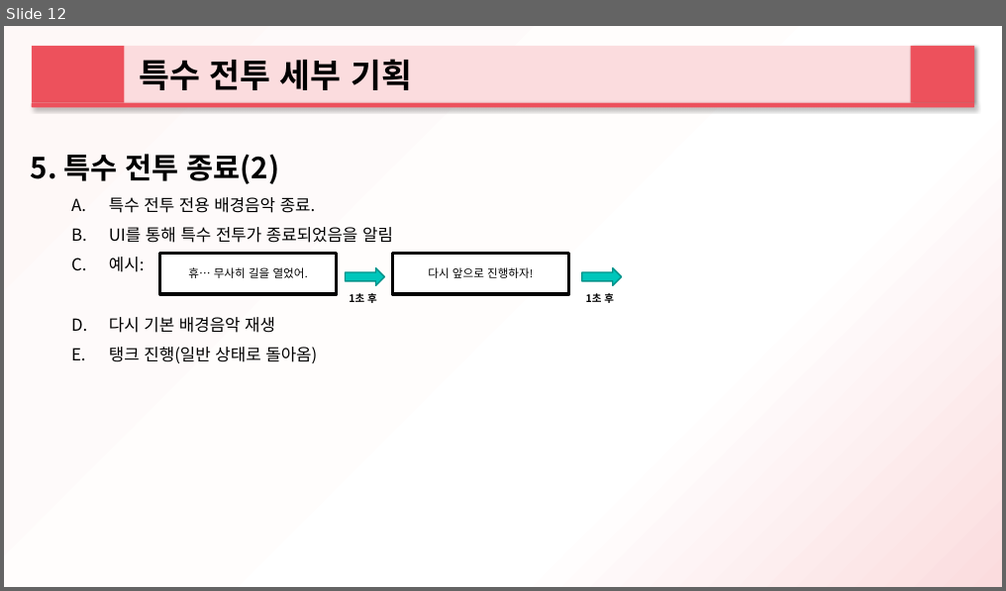
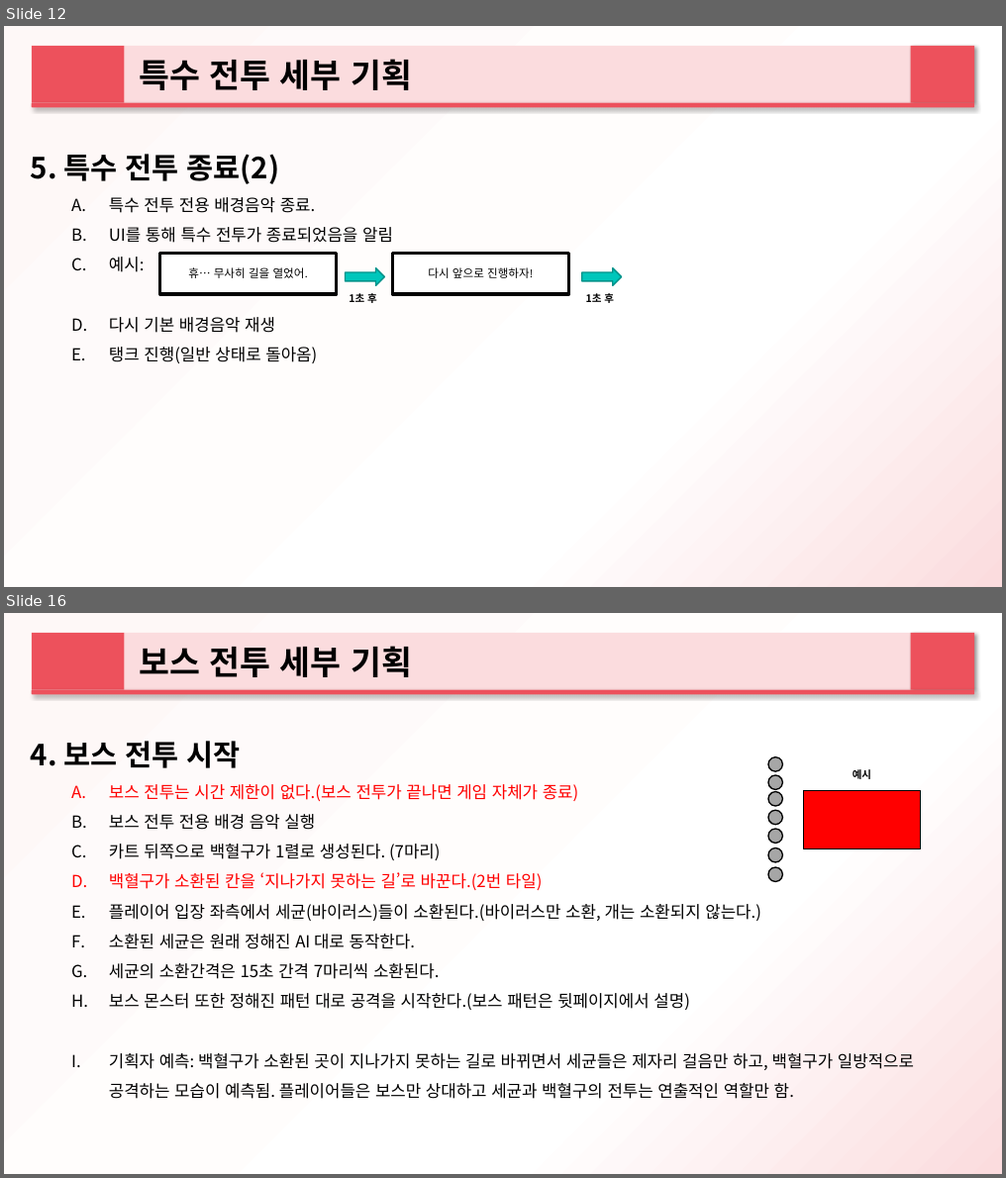
Before and after one commit to 2015184012Bang/KPU_TeamProject, a slide deck: ProjectPlan/팀원들 공유용/하트비트 추가 기획서_설정.pptx. Shown one above the other, each under a label of ours: slide 12 before the commit, slides 12 and 16 after it; the slides between them are not shown. The pictures are 1006x591 and 1006x1178 pixels, drawn with LibreOffice and Linux fonts; fonts in the diff are those of the drawing. Boxes give left, top, right and bottom in pixels: in the first picture for what was removed or moved away, otherwise in the second. Text is boxed around its words. In the diff, an @@ line names an element or a change of style, - is before the commit and + after.

Commit message:
Add files via upload
보스 세부 기획 추가

```diff
--- a/ProjectPlan/팀원들 공유용/하트비트 추가 기획서_설정.pptx
+++ b/ProjectPlan/팀원들 공유용/하트비트 추가 기획서_설정.pptx
@@ slide 16 added at [4, 613, 1002, 1174], background gradient #FEF8F7 to #FFFFFF to #FBDCDE @@
@@ rectangle added at [32, 633, 125, 690], fill #ED515C @@
@@ rectangle added at [125, 633, 975, 690], fill #FBDCDE, 32 pt, text #000000, bold @@
+보스 전투 세부 기획
@@ rectangle added at [911, 633, 974, 690], fill #ED515C @@
@@ rounded rectangle added at [32, 690, 975, 694], fill #ED515C @@
@@ text added at [31, 741, 241, 768], 28 pt, text #000000, bold @@
+4. 보스 전투 시작
@@ text added at [109, 784, 914, 1099], 16 pt, text #000000 @@
+A. 보스 전투는 시간 제한이 없다.(보스 전투가 끝나면 게임 자체가 종료)
+B. 보스 전투 전용 배경 음악 실행
+C. 카트 뒤쪽으로 백혈구가 1렬로 생성된다. (7마리)
+D. 백혈구가 소환된 칸을 ‘지나가지 못하는 길’로 바꾼다.(2번 타일)
+E. 플레이어 입장 좌측에서 세균(바이러스)들이 소환된다.(바이러스만 소환, 개는 소환되지 않는다.)
+F. 소환된 세균은 원래 정해진 AI 대로 동작한다.
+G. 세균의 소환간격은 15초 간격 7마리씩 소환된다.
+H. 보스 몬스터 또한 정해진 패턴 대로 공격을 시작한다.(보스 패턴은 뒷페이지에서 설명)
+I. 기획자 예측: 백혈구가 소환된 곳이 지나가지 못하는 길로 바뀌면서 세균들은 제자리 걸음만 하고, 백혈구가 일방적으로 공격하는 모습이 예측됨. 플레이어들은 보스만 상대하고 세균과 백혈구의 전투는 연출적인 역할만 함.
@@ text added at [852, 769, 871, 779], 10 pt, text #000000, bold @@
+예시
@@ group added at [768, 758, 921, 881]: 7 ellipses, 1 rectangle @@
```
Also in this commit, not shown: 4 slides changed, 7 other slides added.
